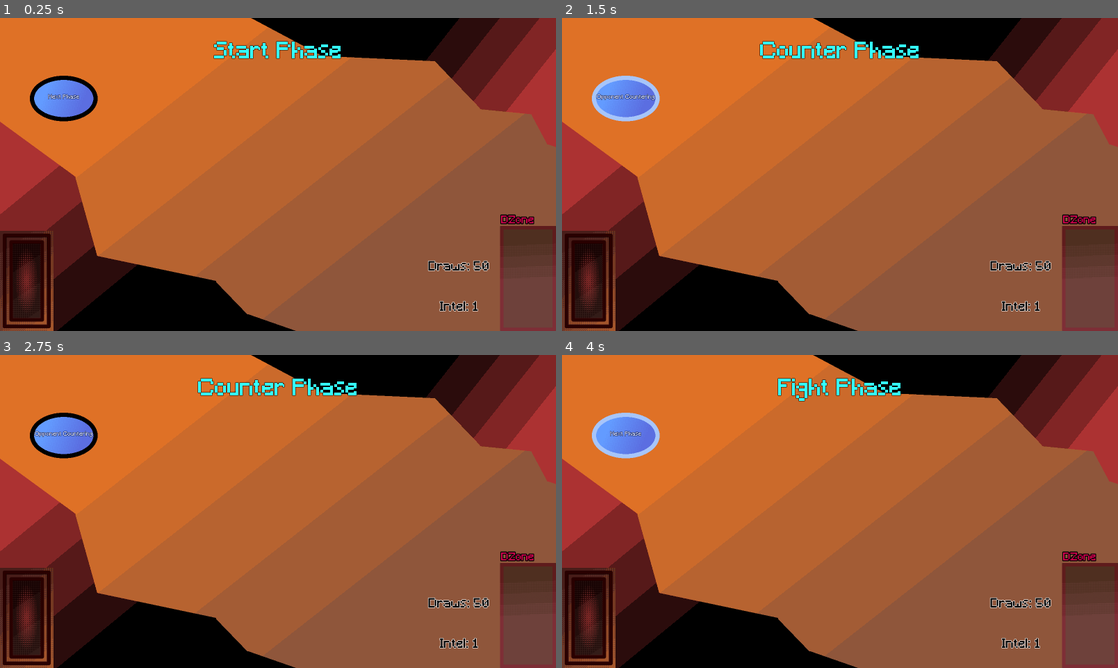
Above: before the commit, frames 1-4 (two rows, left to right).
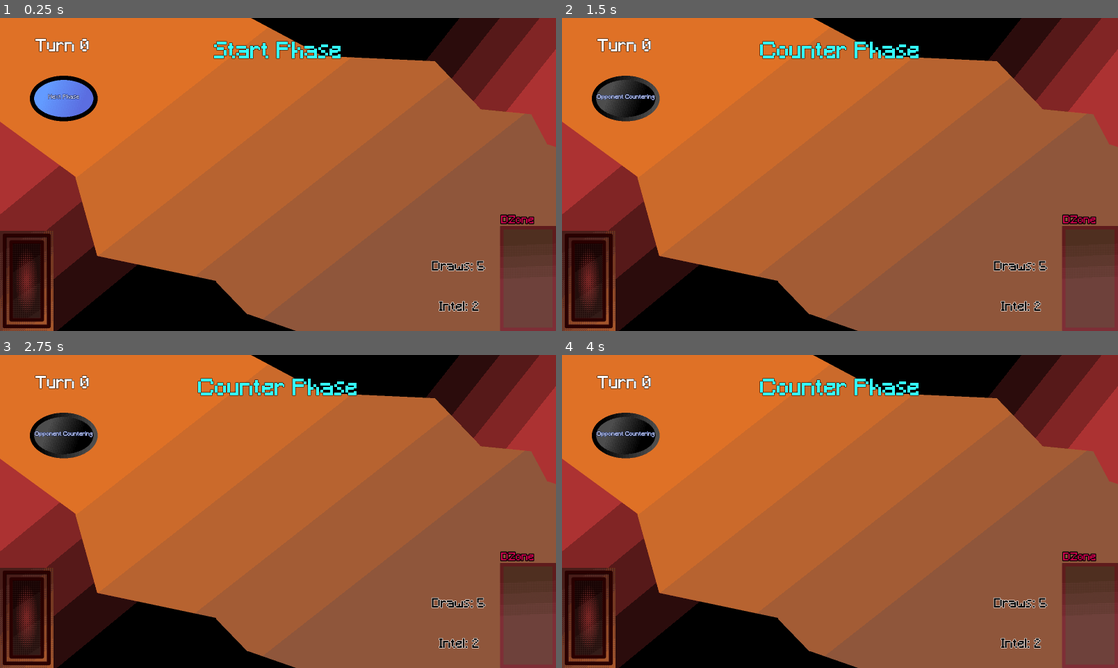
Above: after the commit, the same moments.

Repository: khiro-ptera/TribeRite
Game: Godot game, scene res://Scenes/Play.tscn
The game is run twice, just before and just after one commit, with the same random seed, the same clock (stepped at 60 frames per second) and the same inputs.
Inputs (mouse positions are in pixels of both pictures, inside the frame that each line leads up to):
- Up to frame 1 (0.25 s): no input
- Up to frame 2 (1.5 s): click "Next Phase" at 0.5 s; click "Next Phase" at 1.25 s
- Up to frame 3 (2.75 s): click (27, 617) at 2 s
- Up to frame 4 (4 s): click "DZone" at 2.75 s; click (628, 433) at 3.5 s, where only the run before the commit has a clickable "Opponent Countering"

The runs differ from the first frame. In frame 1, 0.6% of the frame differs, in the area x 6-88%, y 6-94%; in frame 2, 1.9%; in frame 3, 1.7%; in frame 4, 3.0%, in the area x 5-88%, y 6-94%.

Commit message:
Turn indicator, Setup for turn handling and opponent play

Diff:
--- a/Scenes/Play.tscn
+++ b/Scenes/Play.tscn
@@ -32,6 +32,12 @@
 outline_size = 4
 outline_color = Color(0.0857528, 0.157825, 0.382079, 1)
 
+[sub_resource type="LabelSettings" id="LabelSettings_jlh35"]
+font = ExtResource("8_dooax")
+font_size = 48
+outline_size = 4
+outline_color = Color(0, 0, 0, 1)
+
 [sub_resource type="LabelSettings" id="LabelSettings_58iu6"]
 font = ExtResource("8_dooax")
 font_size = 36
@@ -126,6 +132,14 @@
 vertical_alignment = 1
 autowrap_mode = 2
 
+[node name="Turn" type="Label" parent="."]
+offset_right = 40.0
+offset_bottom = 23.0
+text = "SAMPLE"
+label_settings = SubResource("LabelSettings_jlh35")
+horizontal_alignment = 1
+vertical_alignment = 1
+
 [node name="InfoBox" type="MarginContainer" parent="."]
 custom_minimum_size = Vector2(200, 200)
 anchors_preset = 3
--- a/Scripts/cardBase.gd
+++ b/Scripts/cardBase.gd
@@ -34,6 +34,7 @@
 var stackPos = 0
 var auraBuff = [0, 0]
 var fieldScale = ogScale
+var player = true
 
 signal allyBuff
 
--- a/Scripts/global.gd
+++ b/Scripts/global.gd
@@ -1,5 +1,6 @@
 extends Node
 
+# for card game
 @onready var cardDatabase = preload("res://Assets/Cards/CardsDatabase.gd")
 var cardSize = Vector2(256, 480) * 0.6
 var stackSize = 0
@@ -21,3 +22,7 @@
 var auraBuff = [[0, 0], [0, 0], [0, 0], [0, 0], [0, 0], [0, 0], [0, 0], [0, 0]] # atk, hp
 var moving = false # if a card is moving, can't play other cards
 var arena = false # true if there is an allied arena
+var turn = 0
+
+var oppDraws = 4
+var oppIntel = 1
--- a/Scripts/phase.gd
+++ b/Scripts/phase.gd
@@ -12,9 +12,10 @@
 
 
 func _gui_input(event: InputEvent) -> void:
-	if Input.is_action_just_released("leftclick"):
+	if Input.is_action_just_released("leftclick") && disabled == false:
 		if !Global.sacrificeState && Global.playerTurn:
-			if !$"../".nextPhase():
+			var temp = await $"../".nextPhase() # returns global.playerturn
+			if !temp:
 				disabled = true
 			else:
 				disabled = false
--- a/Scripts/play.gd
+++ b/Scripts/play.gd
@@ -26,11 +26,19 @@
 	$SacGradient.visible = false
 	Global.playerTurn = true
 	Global.phase = 0
+	Global.turn = 0
+	Global.draws = 5
+	Global.intel = 2
+	Global.oppDraws = 4
+	Global.oppIntel = 1
 	$PhaseButton/Label.size = $PhaseButton.size
+	$Turn.size = $PhaseButton.size
+	$Turn.position.x += 60
 	$PhaseButton/Label.text = "Next Phase"
 
 # Called every frame. 'delta' is the elapsed time since the previous frame.
 func _process(delta: float) -> void:
+	$Turn.text = "Turn " + str(Global.turn)
 	if Global.sacrificeState:
 		$SacGradient.visible = true
 	else:
@@ -67,14 +75,23 @@
 	Global.phase += 1
 	if Global.playerTurn:
 		if Global.phase == 0:
+			Global.draws += 1
+			Global.intel += 1
 			# TODO: process start of turn effects
 			pass
 		elif Global.phase == 2:
 			$PhaseButton/Label.text = "Opponent Countering"
 			$PhaseButton.disabled = true
+			if Global.turn == 0:
+				await get_tree().create_timer(5.0).timeout
+				nextPhase()
+				return true
+			else:
+				# TODO: handle opponent counter
+				return false
 		elif Global.phase == 3:
+			$PhaseButton.disabled = false
 			$PhaseButton/Label.text = "Next Phase"
-			$PhaseButton.disabled = false
 			# TODO: process fight
 		elif Global.phase == 4:
 			# TODO: process end of turn effects
@@ -83,10 +100,12 @@
 			$PhaseButton/Label.text = "Opponent's turn"
 			Global.phase = 0
 			Global.playerTurn = false
+			Global.turn += 1
 	if !Global.playerTurn && Global.phase == 5:
 		$PhaseButton/Label.text = "Next Phase"
 		Global.phase = 0
 		Global.playerTurn = true
+		Global.turn += 1
 	return Global.playerTurn
 
 
Not shown: 1 places in Scenes/Play.tscn that only renumber resources
